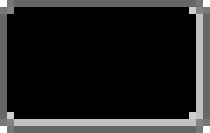
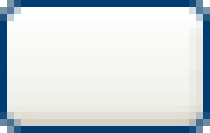
Comparing the layer stacks of the two (210, 133) images. Changes:
"frame": blend luminosity → normal, painted on it over [0, 0, 210, 133]
added layer "background" over [0, 0, 210, 133]
